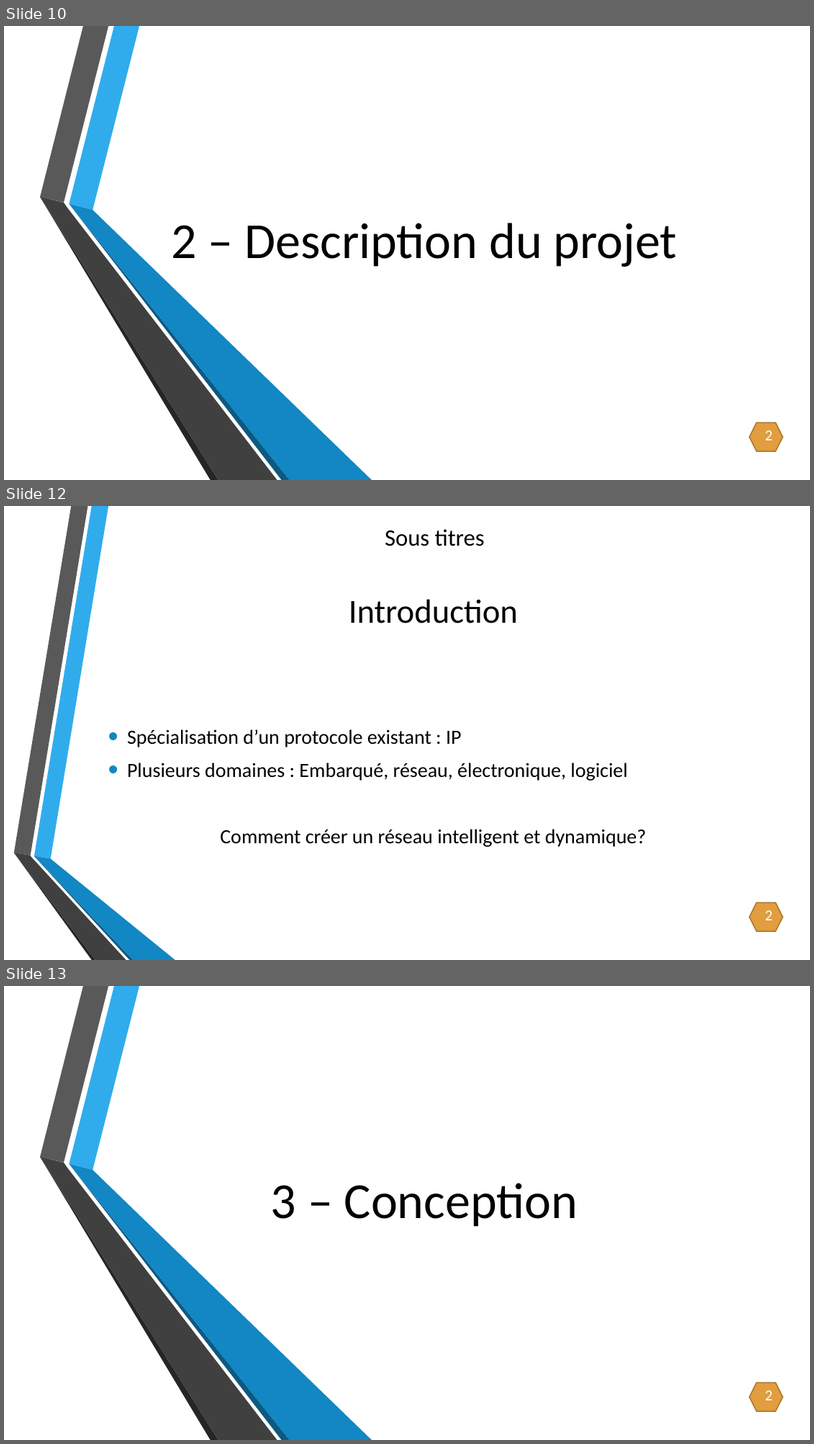
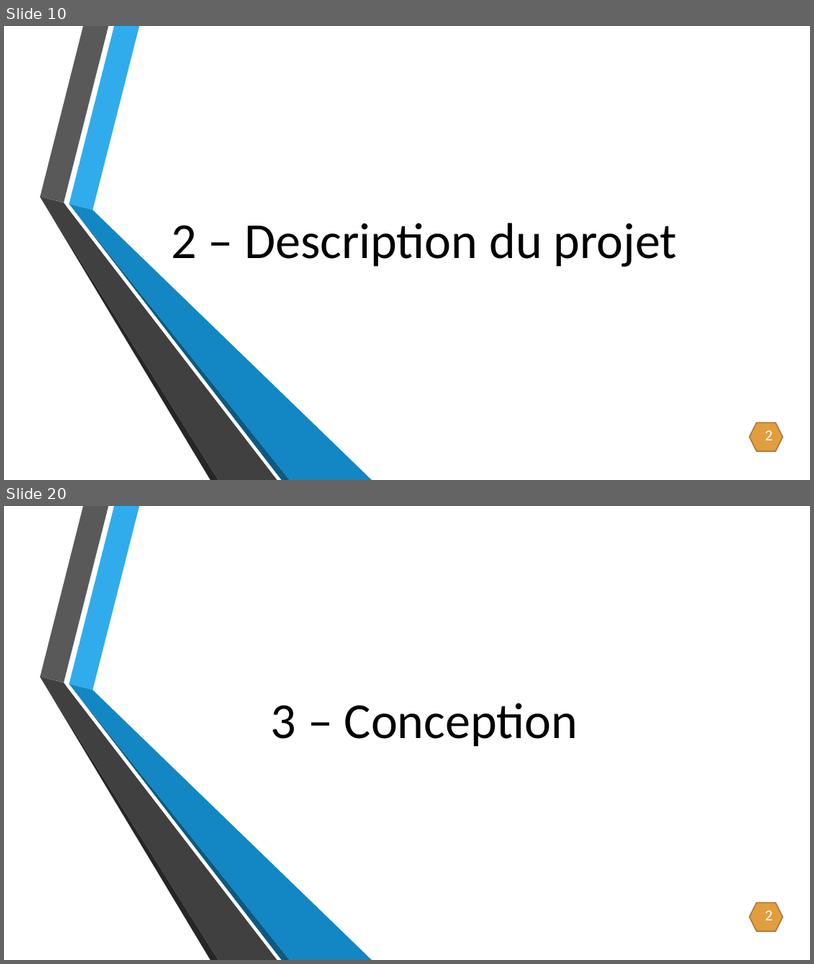
Before and after one commit to CyrillePierre/smartdevcom, a slide deck: doc/soutenance/Création d’un réseau générique et dynamique.pptx. Shown one above the other, each under a label of ours: slides 10, 12 and 13 before the commit, slides 10 and 20 after it; the slides between them are not shown. The pictures are 814x1444 and 814x964 pixels, drawn with LibreOffice and Linux fonts; fonts in the diff are those of the drawing; background and template pictures are left out. Boxes give left, top, right and bottom in pixels: in the first picture for what was removed or moved away, otherwise in the second. Text is boxed around its words. In the diff, an @@ line names an element or a change of style, - is before the commit and + after.

```diff
--- a/doc/soutenance/Création d’un réseau générique et dynamique.pptx
+++ b/doc/soutenance/Création d’un réseau générique et dynamique.pptx
@@ slide 12 removed at [4, 506, 810, 960], background picture (left out) @@
@@ text removed at [385, 529, 485, 546] @@
-Sous titres
@@ title removed at [349, 599, 518, 623] @@
-Introduction
@@ text removed at [127, 729, 646, 847] @@
-• Spécialisation d’un protocole existant : IP
-• Plusieurs domaines : Embarqué, réseau, électronique, logiciel
-Comment créer un réseau intelligent et dynamique?
@@ group removed at [13, 506, 175, 960]: 6 freeform shapes @@
@@ hexagon removed at [750, 902, 783, 932] @@
@@ text removed at [765, 910, 773, 920] @@
-2
@@ what was slide 13 is now slide 20 @@
```
Also in this commit, not shown: 7 slides changed, 9 slides added, 1 other slide removed, 1 other file.
